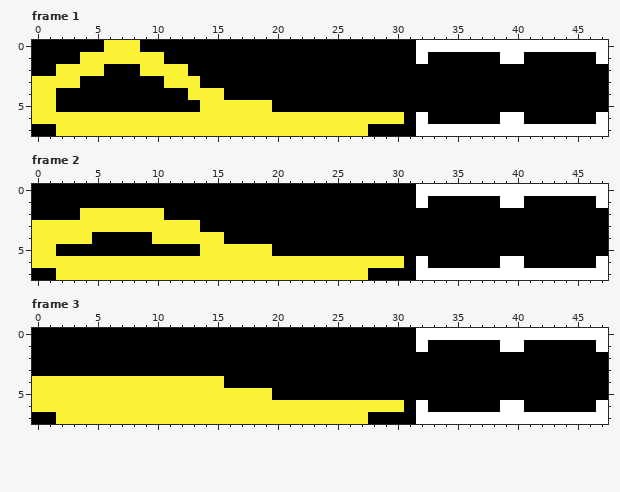
One commit to this pixel-art file: Leds/Face designs/Animation Sprites/Default.aseprite. The picture above is the old version.
48x8 pixels, 5 frames. Shown: frame 1, frame 2, frame 3. The commit also changed other frames, which this record leaves out.
The result:
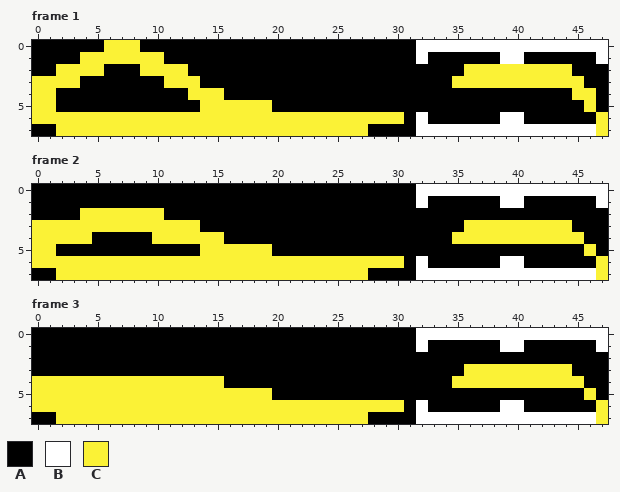
Palette (. is transparent): A #000000  B #ffffff  C #fbf236
Edits made:
--- frame 1, layer "Layer 1"
@@ x 33..47 @@
 1 AAAAAABBAAAAAAB
-2 AAAAAAAAAAAAAAA
-3 AAAAAAAAAAAAAAA
-4 AAAAAAAAAAAAAAA
-5 AAAAAAAAAAAAAAA
-6 AAAAAABBAAAAAAB
-7 BBBBBBBBBBBBBBB
+2 AAACCCCCCCCCAAA
+3 AACCCCCCCCCCCAA
+4 AAAAAAAAAAAACCA
+5 AAAAAAAAAAAAACA
+6 AAAAAABBAAAAAAC
+7 BBBBBBBBBBBBBBC
--- frame 2, layer "Layer 1"
@@ x 33..47 @@
 2 AAAAAAAAAAAAAAA
-3 AAAAAAAAAAAAAAA
-4 AAAAAAAAAAAAAAA
-5 AAAAAAAAAAAAAAA
-6 AAAAAABBAAAAAAB
-7 BBBBBBBBBBBBBBB
+3 AAACCCCCCCCCAAA
+4 AACCCCCCCCCCCAA
+5 AAAAAAAAAAAAACA
+6 AAAAAABBAAAAAAC
+7 BBBBBBBBBBBBBBC
--- frame 3, layer "Layer 1": the same change as frame 2
Pixel boxes of the changes (left, top, right, bottom) in both pictures:
changed: (452, 64, 608, 136)
changed: (452, 220, 608, 280)
changed: (452, 364, 608, 424)
